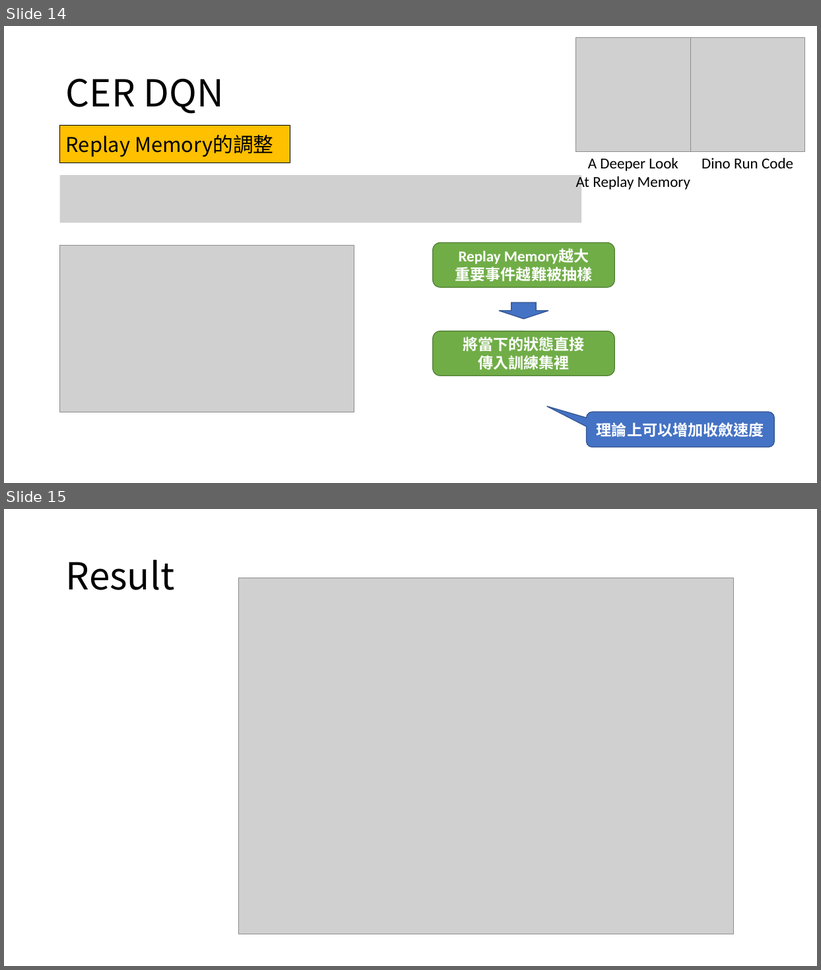
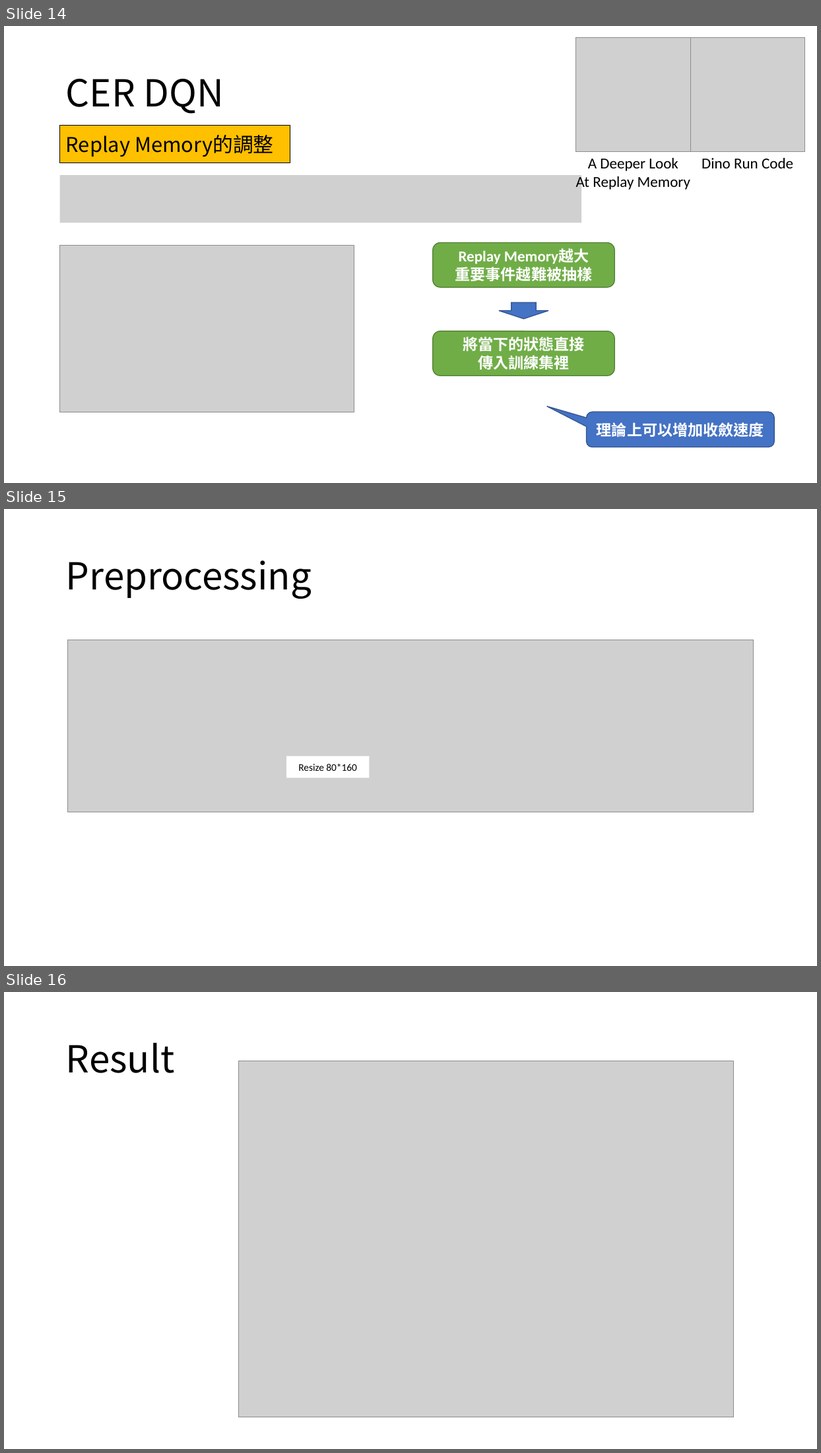
Before and after one commit to 312707047/Dino-Run-with-Rainbow-DQN, a slide deck: 107302002.pptx. Shown one above the other, each under a label of ours: slides 14 and 15 before the commit, slides 14, 15 and 16 after it. The pictures are 821x970 and 821x1453 pixels, drawn with LibreOffice and Linux fonts; fonts in the diff are those of the drawing; grey boxes stand for pictures. Boxes give left, top, right and bottom in pixels: in the first picture for what was removed or moved away, otherwise in the second. Text is boxed around its words. In the diff, an @@ line names an element or a change of style, - is before the commit and + after.

```diff
--- a/107302002.pptx
+++ b/107302002.pptx
@@ slide 15 added at (4, 509, 817, 966), background #FFFFFF @@
@@ title added at (66, 560, 312, 599), 44 pt, text #000000 @@
+Preprocessing
@@ picture added at (67, 640, 754, 811) @@
@@ rectangle added at (286, 757, 370, 779), fill #FFFFFF, 12 pt, text #000000 @@
+Resize 80*160
@@ what was slide 15 is now slide 16 @@
```
Also in this commit, not shown: 1 slide changed.
